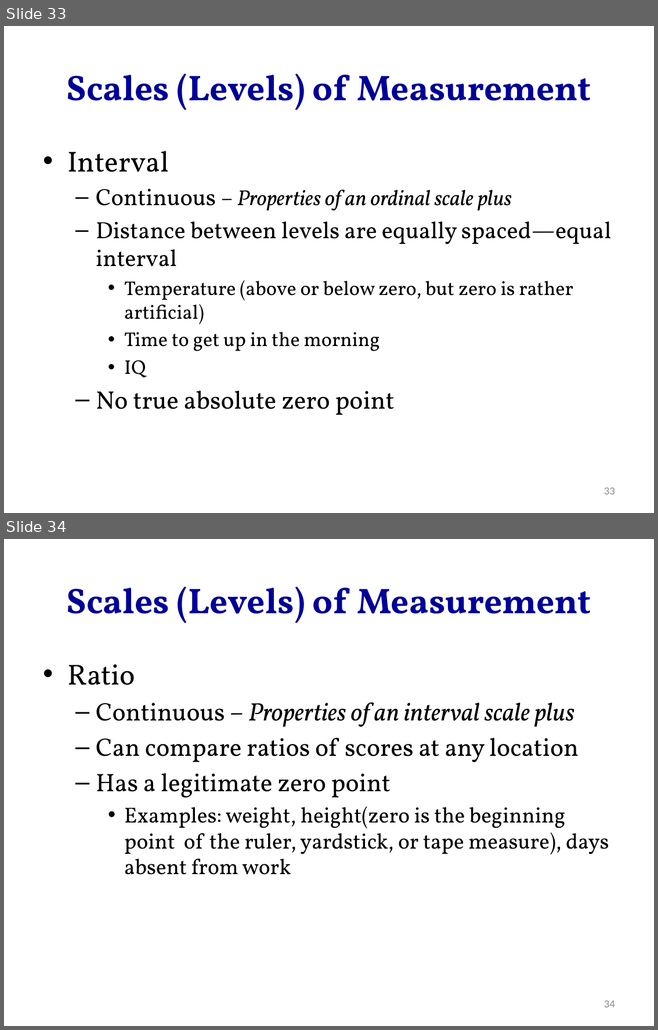
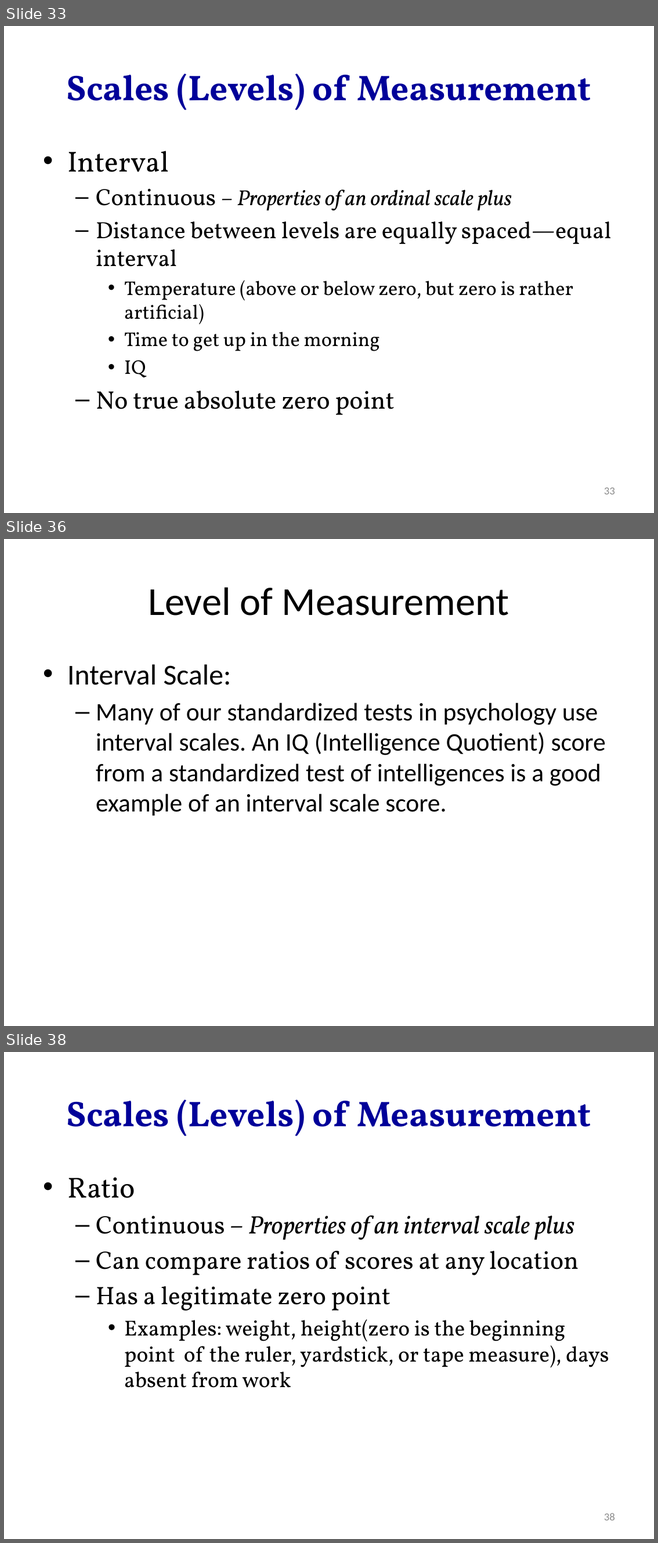
Before and after one commit to hejibo/Psychological-Statistics, a slide deck: Lecture 1- Introduction to Psychological Measurement and Data Analysis/Lecture 1- Introduction to Psychological Measurement and Data Analysis.pptx. Shown one above the other, each under a label of ours: slides 33 and 34 before the commit, slides 33, 36 and 38 after it; the slides between them are not shown. The pictures are 658x1030 and 658x1543 pixels, drawn with LibreOffice and Linux fonts; fonts in the diff are those of the drawing. Boxes give left, top, right and bottom in pixels: in the first picture for what was removed or moved away, otherwise in the second. Text is boxed around its words. In the diff, an @@ line names an element or a change of style, - is before the commit and + after.

Commit message:
revise ch1&2 level of measurement

```diff
--- a/Lecture 1- Introduction to Psychological Measurement and Data Analysis/Lecture 1- Introduction to Psychological Measurement and Data Analysis.pptx
+++ b/Lecture 1- Introduction to Psychological Measurement and Data Analysis/Lecture 1- Introduction to Psychological Measurement and Data Analysis.pptx
@@ slide 36 added at bbox=[4, 539, 654, 1026], background #FFFFFF @@
@@ title added at bbox=[148, 587, 509, 616], 44 pt, text #000000 @@
+Level of Measurement
@@ text added at bbox=[67, 664, 605, 816], 28 pt, text #000000 @@
+• Interval Scale:
+  – Many of our standardized tests in psychology use interval scales. An IQ (Intelligence Quotient) score from a standardized test of intelligences is a good example of an interval scale score.
@@ what was slide 34 is now slide 38 @@
@@ page number at bbox=[604, 1513, 615, 1521]: text changed @@
-34
+38
```
Also in this commit, not shown: 6 other slides added, 2 other files.
